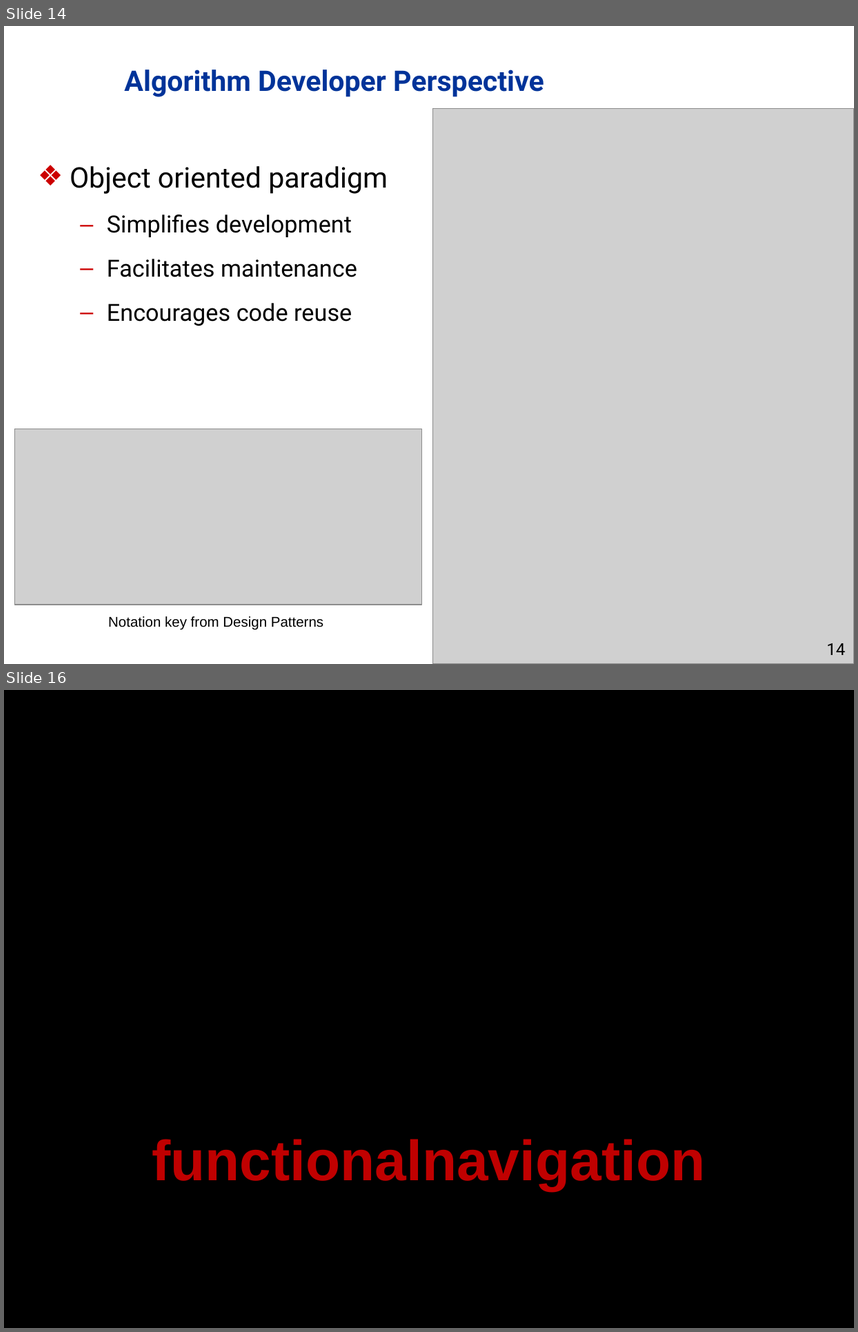
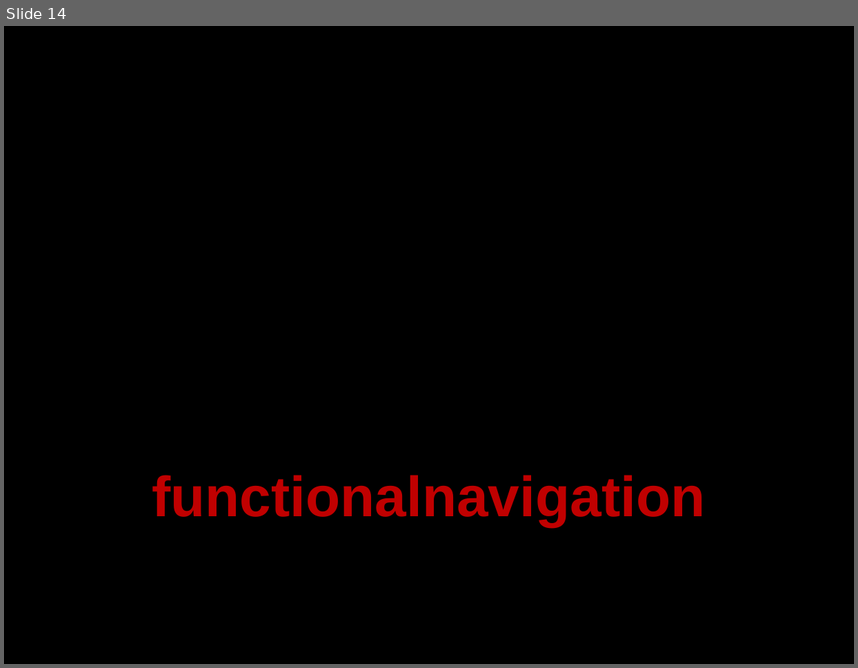
Before and after one commit to dddvision/functionalnavigation, a slide deck: docs/JNC2011/presentation.pptx. Shown one above the other, each under a label of ours: slides 14 and 16 before the commit, slide 14 after it; the slides between them are not shown. The pictures are 858x1332 and 858x668 pixels, drawn with LibreOffice and Linux fonts; fonts in the diff are those of the drawing; grey boxes stand for pictures; background and template pictures are left out. Boxes give left, top, right and bottom in pixels: in the first picture for what was removed or moved away, otherwise in the second. Text is boxed around its words. In the diff, an @@ line names an element or a change of style, - is before the commit and + after.

```diff
--- a/docs/JNC2011/presentation.pptx
+++ b/docs/JNC2011/presentation.pptx
@@ slide 14 removed at (4,26,854,664), background #FFFFFF @@
@@ title removed at (124,69,544,97) @@
-Algorithm Developer Perspective
@@ picture removed at (432,109,854,664) @@
@@ text removed at (70,166,388,325) @@
-❖ Object oriented paradigm
-  – Simplifies development
-  – Facilitates maintenance
-  – Encourages code reuse
@@ picture removed at (15,429,422,604) @@
@@ text removed at (108,616,323,630) @@
-Notation key from Design Patterns
@@ page number removed at (826,643,845,655) @@
-14
@@ what was slide 16 is now slide 14 @@
```
Also in this commit, not shown: 14 slides changed, 2 slides added, 3 other slides removed.
